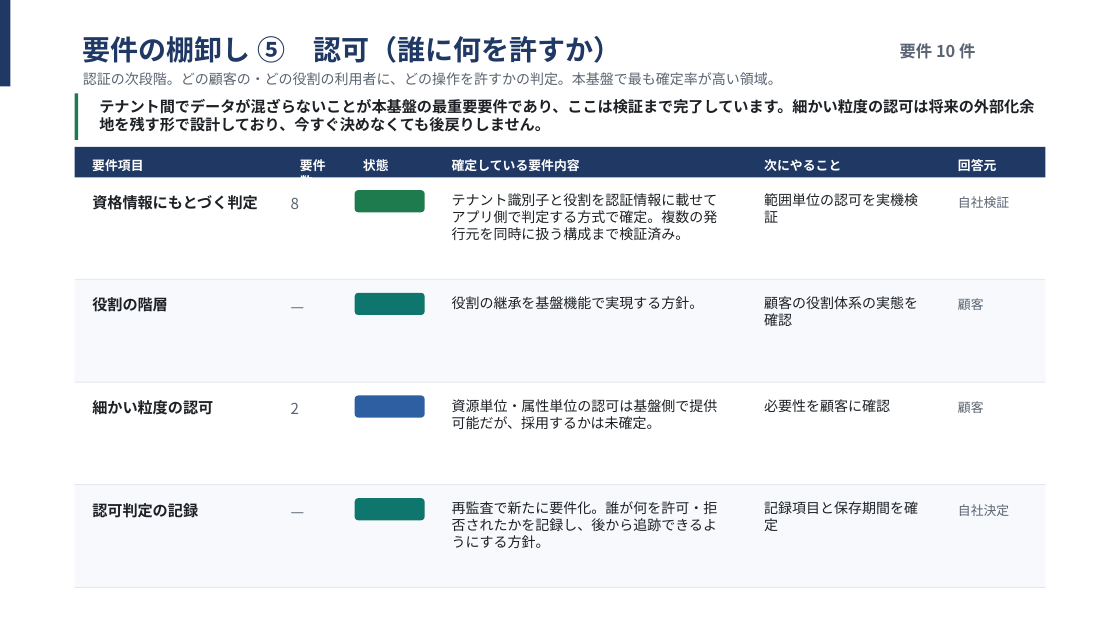
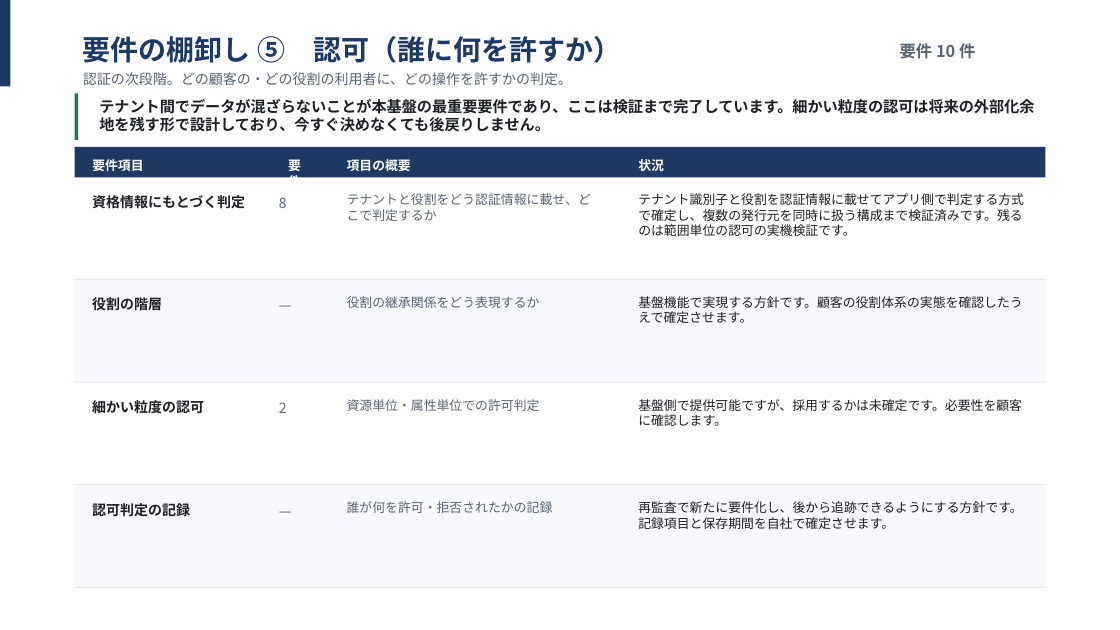
Before and after one commit to suepie/aws-atuh-poc, a slide deck: slide 12 of doc/powerpoint/要件定義.pptx. Drawn at 1120x630 pixels with LibreOffice and Linux fonts; fonts in the diff are those of the drawing. Boxes give left, top, right and bottom in pixels: in the first picture for what was removed or moved away, otherwise in the second. Text is boxed around its words. In the diff, an @@ line names an element or a change of style, - is before the commit and + after.

```diff
--- a/doc/powerpoint/要件定義.pptx
+++ b/doc/powerpoint/要件定義.pptx
@@ text at bbox=[83, 72, 572, 85]: text changed @@
-認証の次段階。どの顧客の・どの役割の利用者に、どの操作を許すかの判定。本基盤で最も確定率が高い領域。
+認証の次段階。どの顧客の・どの役割の利用者に、どの操作を許すかの判定。
@@ text "要件数" rewrapped from bbox=[300, 159, 326, 178] to bbox=[288, 157, 301, 178] @@
@@ text added at bbox=[347, 159, 411, 171], 11 pt, text #FFFFFF, bold @@
+項目の概要
@@ text removed at bbox=[363, 159, 389, 171] @@
-状態
@@ text removed at bbox=[452, 159, 580, 171] @@
-確定している要件内容
@@ text added at bbox=[638, 159, 664, 171], 11 pt, text #FFFFFF, bold @@
+状況
@@ text removed at bbox=[764, 159, 841, 171] @@
-次にやること
@@ text removed at bbox=[958, 159, 997, 171] @@
-回答元
@@ text "8": place and size @@
-text "8" at bbox=[291, 198, 299, 209]
+text "8" at bbox=[279, 197, 287, 208]
@@ text added at bbox=[347, 193, 591, 221], 11 pt, text #5A6472 @@
+テナントと役割をどう認証情報に載せ、どこで判定するか
@@ rounded rectangle removed at bbox=[355, 190, 424, 212] @@
-確定
@@ text at bbox=[638, 193, 1024, 236]: text changed; size 12 to 11 pt @@
-テナント識別子と役割を認証情報に載せてアプリ側で判定する方式で確定。複数の発行元を同時に扱う構成まで検証済み。
+テナント識別子と役割を認証情報に載せてアプリ側で判定する方式で確定し、複数の発行元を同時に扱う構成まで検証済みです。残るのは範囲単位の認可の実機検証です。
@@ text removed at bbox=[764, 193, 918, 223] @@
-範囲単位の認可を実機検証
@@ text removed at bbox=[958, 196, 1009, 208] @@
-自社検証
@@ text "—": place and size @@
-text "—" at bbox=[282, 293, 345, 314]
+text "—" at bbox=[271, 293, 329, 314]
@@ text at bbox=[347, 296, 540, 308]: text changed; size 12 to 11 pt; text colour #1D2125 to #5A6472 @@
-役割の継承を基盤機能で実現する方針。
+役割の継承関係をどう表現するか
@@ rounded rectangle removed at bbox=[355, 293, 424, 315] @@
-方向性
@@ text at bbox=[638, 296, 1023, 323]: text changed; size 12 to 11 pt @@
-顧客の役割体系の実態を確認
+基盤機能で実現する方針です。顧客の役割体系の実態を確認したうえで確定させます。
@@ text removed at bbox=[958, 298, 984, 310] @@
-顧客
@@ text "2": place and size @@
-text "2" at bbox=[291, 402, 299, 414]
+text "2" at bbox=[279, 402, 287, 413]
@@ text at bbox=[347, 399, 540, 411]: text changed; size 12 to 11 pt; text colour #1D2125 to #5A6472 @@
-資源単位・属性単位の認可は基盤側で提供可能だが、採用するかは未確定。
+資源単位・属性単位での許可判定
@@ rounded rectangle removed at bbox=[355, 396, 424, 418] @@
-外部待ち
@@ text added at bbox=[638, 399, 1022, 426], 11 pt, text #1D2125 @@
+基盤側で提供可能ですが、採用するかは未確定です。必要性を顧客に確認します。
@@ text removed at bbox=[764, 399, 890, 412] @@
-必要性を顧客に確認
@@ text removed at bbox=[958, 401, 984, 413] @@
-顧客
@@ size 13 to 12 pt in 8 elements at bbox=[279, 197, 287, 208], bbox=[279, 402, 287, 413], bbox=[92, 195, 245, 209], bbox=[92, 503, 190, 516], bbox=[92, 400, 204, 414], bbox=[92, 297, 162, 310], bbox=[271, 293, 329, 314], bbox=[271, 498, 329, 519] @@
@@ text "—": place and size @@
-text "—" at bbox=[282, 498, 345, 519]
+text "—" at bbox=[271, 498, 329, 519]
@@ text at bbox=[347, 501, 553, 513]: text changed; size 12 to 11 pt; text colour #1D2125 to #5A6472 @@
-再監査で新たに要件化。誰が何を許可・拒否されたかを記録し、後から追跡できるようにする方針。
+誰が何を許可・拒否されたかの記録
@@ rounded rectangle removed at bbox=[355, 498, 424, 520] @@
-方向性
@@ text added at bbox=[638, 501, 1022, 529], 11 pt, text #1D2125 @@
+再監査で新たに要件化し、後から追跡できるようにする方針です。記録項目と保存期間を自社で確定させます。
@@ text removed at bbox=[764, 501, 918, 531] @@
-記録項目と保存期間を確定
@@ text removed at bbox=[958, 504, 1009, 516] @@
-自社決定
```
Also in this commit, not shown: 13 other slides changed.
